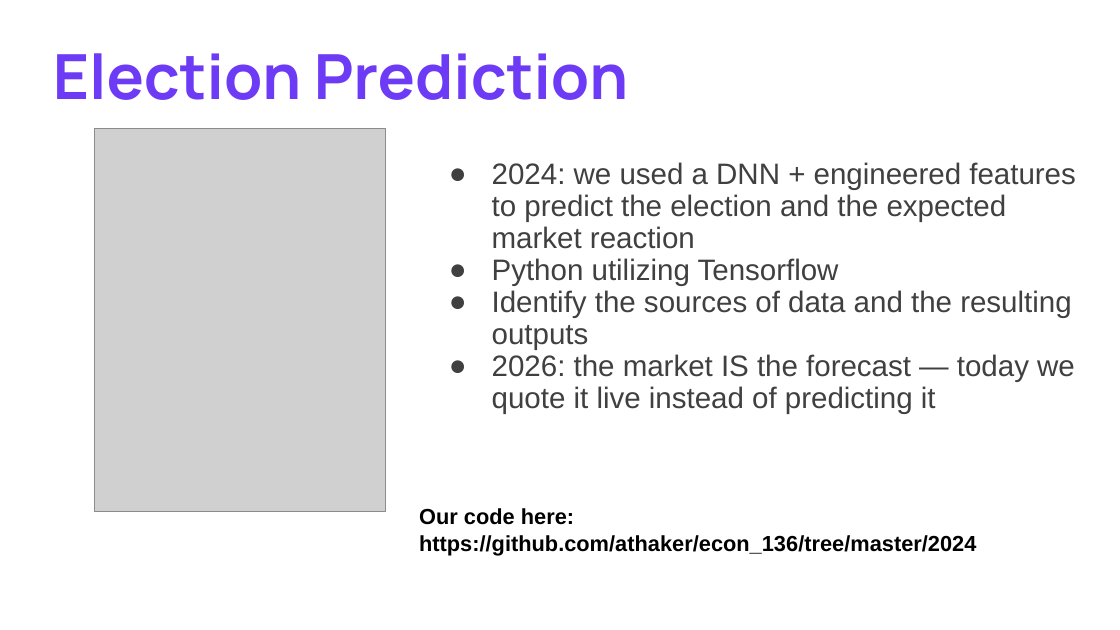
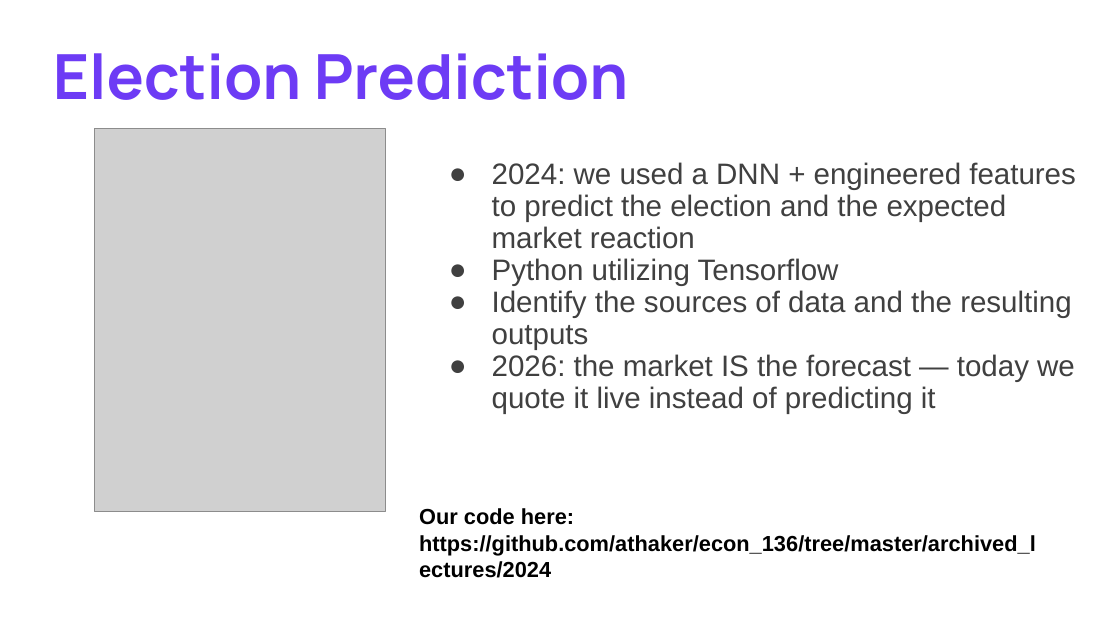
Before and after one commit to athaker/econ_136, a slide deck: slide 29 of alpha_in_the_crowd.pptx. Drawn at 1120x630 pixels with LibreOffice and Linux fonts; fonts in the diff are those of the drawing; grey boxes stand for pictures; background and template pictures are left out. Boxes give left, top, right and bottom in pixels: in the first picture for what was removed or moved away, otherwise in the second. Text is boxed around its words. In the diff, an @@ line names an element or a change of style, - is before the commit and + after.

```diff
--- a/alpha_in_the_crowd.pptx
+++ b/alpha_in_the_crowd.pptx
@@ text at <box>419,508,1036,578</box>: text changed @@
-Our code here:
-https://github.com/athaker/econ_136/tree/master/2024
+Our code here:
+https://github.com/athaker/econ_136/tree/master/archived_lectures/2024
```
Also in this commit, not shown: 3 other files.
